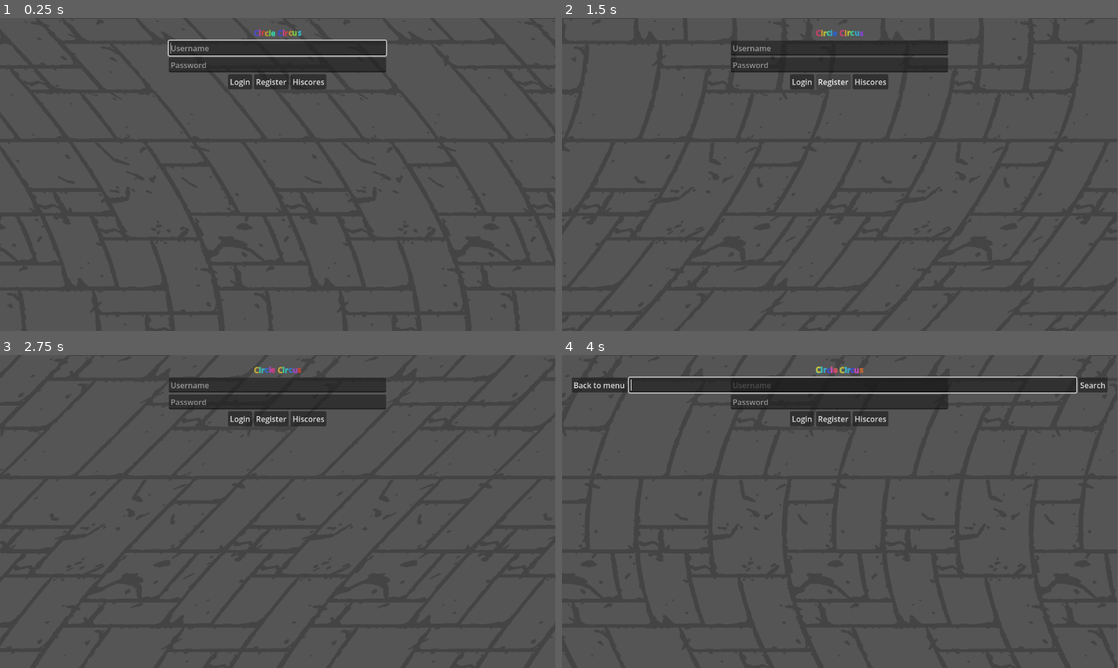
Above: before the commit, frames 1-4 (two rows, left to right).
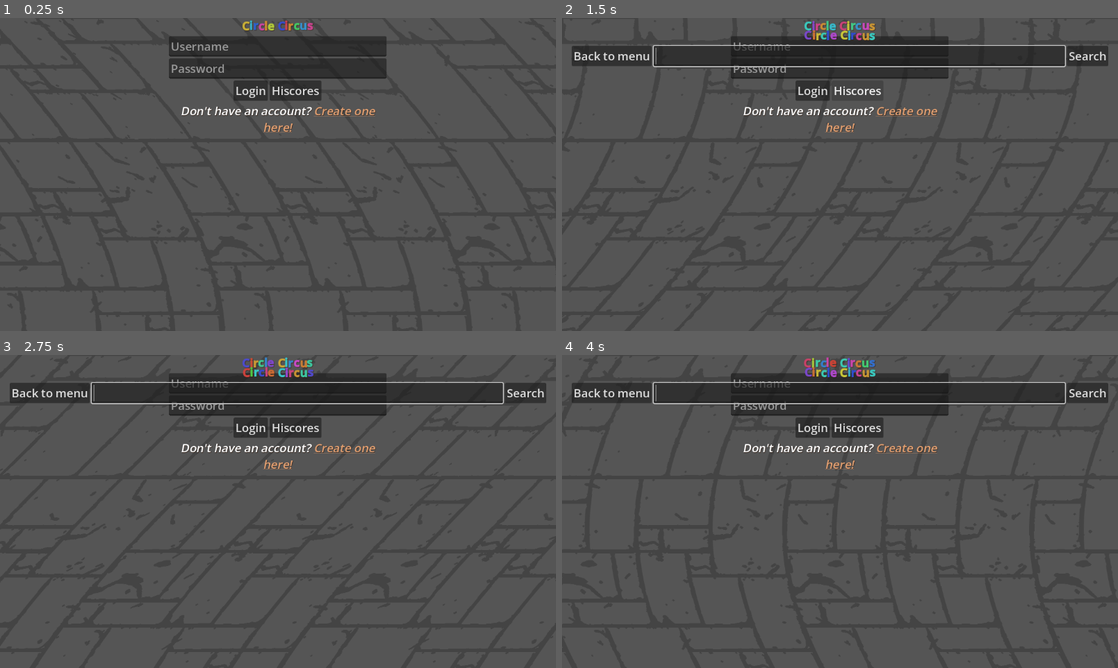
Above: after the commit, the same moments.

Repository: bigjunglex/agarlike-io
Game: Godot game, scene res://states/connected/connected.tscn
The game is run twice, just before and just after one commit, with the same random seed, the same clock (stepped at 60 frames per second) and the same inputs. This scene is started directly instead of the project's main scene.
Inputs (mouse positions are in pixels of both pictures, inside the frame that each line leads up to):
- Up to frame 1 (0.25 s): no input
- Up to frame 2 (1.5 s): click "Login" at 0.5 s; click (834, 80) at 1.25 s, where only the run before the commit has a clickable "Register"
- Up to frame 3 (2.75 s): click (50, 392) at 2 s, where only the run after the commit has a clickable "Back to menu"
- Up to frame 4 (4 s): click "Hiscores" at 2.75 s; click "Search" at 3.5 s
In our replay, the window is 799x451 before the commit and 800x451 after it. These sizes can differ from the game's own. Grey fills any space a smaller window leaves; there, only what the larger window draws over its background counts as a difference.

The runs differ from the first frame. In frame 1, 3.3% of the frame differs, in the area x 30-70%, y 0-37%; in frame 2, 7.1%; in frame 3, 7.3%, in the area x 1-99%, y 0-37%; in frame 4, 7.0%.

Commit message:
[server][client]: color feature, client ui,zoom refactor

Diff:
--- a/client/classes/hiscores/hiscores.tscn
+++ b/client/classes/hiscores/hiscores.tscn
@@ -1,6 +1,7 @@
 [gd_scene format=3 uid="uid://ctwq660v0npav"]
 
 [ext_resource type="Script" uid="uid://bildtt6kujbim" path="res://classes/hiscores/hiscores.gd" id="1_810hp"]
+[ext_resource type="Theme" uid="uid://bescrmgmffkug" path="res://resources/game_theme.tres" id="2_jtdi3"]
 
 [node name="Hiscores" type="ScrollContainer" unique_id=229088540]
 anchors_preset = 15
@@ -15,6 +16,7 @@
 layout_mode = 2
 size_flags_horizontal = 3
 size_flags_vertical = 3
+theme = ExtResource("2_jtdi3")
 
 [node name="HBoxContainer" type="HBoxContainer" parent="VBoxContainer" unique_id=1892398398]
 visible = false
--- /dev/null
+++ b/client/classes/login_form/login_form.gd
@@ -0,0 +1,19 @@
+extends VBoxContainer
+
+@onready var _username: LineEdit = $Username
+@onready var _password: LineEdit = $Password
+@onready var _login_btb: Button = $HBoxContainer/LoginButton
+@onready var _hiscores: Button = $HBoxContainer/Hiscores
+
+signal form_submitted(username: String, password: String)
+
+func _ready() -> void:
+	_login_btb.pressed.connect(_on_login)
+	_hiscores.pressed.connect(_on_hiscores)
+
+func _on_login() -> void:
+	form_submitted.emit(_username.text, _password.text)
+
+
+func _on_hiscores() -> void:
+	GameManager.set_state(GameManager.State.BROWSE_SCORES)
--- /dev/null
+++ b/client/classes/login_form/login_form.tscn
@@ -0,0 +1,37 @@
+[gd_scene format=3 uid="uid://bt2fnmor3rgtg"]
+
+[ext_resource type="Script" uid="uid://d3jdnh6avyhnd" path="res://classes/login_form/login_form.gd" id="2_13f3m"]
+[ext_resource type="Theme" uid="uid://bescrmgmffkug" path="res://resources/game_theme.tres" id="2_q6dyo"]
+
+[node name="LoginForm" type="VBoxContainer" unique_id=1359757958]
+custom_minimum_size = Vector2(451, 0)
+anchors_preset = 15
+anchor_right = 1.0
+anchor_bottom = 1.0
+grow_horizontal = 2
+grow_vertical = 2
+size_flags_horizontal = 4
+theme = ExtResource("2_q6dyo")
+script = ExtResource("2_13f3m")
+
+[node name="Username" type="LineEdit" parent="." unique_id=440430396]
+layout_mode = 2
+placeholder_text = "Username"
+
+[node name="Password" type="LineEdit" parent="." unique_id=58054813]
+layout_mode = 2
+placeholder_text = "Password"
+virtual_keyboard_type = 6
+secret = true
+
+[node name="HBoxContainer" type="HBoxContainer" parent="." unique_id=1374537745]
+layout_mode = 2
+size_flags_horizontal = 4
+
+[node name="LoginButton" type="Button" parent="HBoxContainer" unique_id=521546319]
+layout_mode = 2
+text = "Login"
+
+[node name="Hiscores" type="Button" parent="HBoxContainer" unique_id=1286220500]
+layout_mode = 2
+text = "Hiscores"
--- /dev/null
+++ b/client/classes/register_form/register_form.gd
@@ -0,0 +1,32 @@
+class_name RegisterForm
+extends VBoxContainer
+
+@onready var _username: LineEdit = $Username
+@onready var _password: LineEdit = $Password
+@onready var _confirm_password: LineEdit = $ConfirmPassword
+@onready var _register: Button = $HBoxContainer/Register
+@onready var _cancel: Button = $HBoxContainer/Cancel
+@onready var _color_picker: ColorPicker = $ColorPicker
+
+signal form_submitted(
+	username: String,
+	password: String,
+	confirm_password: String,
+	color: Color
+	)
+signal form_cancelled()
+
+func _ready() -> void:
+	_register.pressed.connect(_on_confirm_button_pressed)
+	_cancel.pressed.connect(_on_cancel_button_pressed)
+
+func _on_confirm_button_pressed() -> void:
+		form_submitted.emit(
+			_username.text,
+			_password.text,
+			_confirm_password.text,
+			_color_picker.color
+			)
+
+func _on_cancel_button_pressed() -> void:
+	form_cancelled.emit()
--- /dev/null
+++ b/client/classes/register_form/register_form.tscn
@@ -0,0 +1,54 @@
+[gd_scene format=3 uid="uid://chbcdqs1r153b"]
+
+[ext_resource type="Theme" uid="uid://bescrmgmffkug" path="res://resources/game_theme.tres" id="1_p52wq"]
+[ext_resource type="Script" uid="uid://c2ybv5go1ldcb" path="res://classes/register_form/register_form.gd" id="2_bkcsx"]
+
+[node name="RegisterForm" type="VBoxContainer" unique_id=1359757958]
+custom_minimum_size = Vector2(451, 0)
+anchors_preset = 15
+anchor_right = 1.0
+anchor_bottom = 1.0
+grow_horizontal = 2
+grow_vertical = 2
+size_flags_horizontal = 4
+theme = ExtResource("1_p52wq")
+script = ExtResource("2_bkcsx")
+
+[node name="Username" type="LineEdit" parent="." unique_id=440430396]
+layout_mode = 2
+placeholder_text = "Username"
+
+[node name="Password" type="LineEdit" parent="." unique_id=58054813]
+layout_mode = 2
+placeholder_text = "Password"
+virtual_keyboard_type = 6
+secret = true
+
+[node name="ConfirmPassword" type="LineEdit" parent="." unique_id=137219171]
+layout_mode = 2
+placeholder_text = "Confirm Password"
+virtual_keyboard_type = 6
+secret = true
+
+[node name="HBoxContainer" type="HBoxContainer" parent="." unique_id=1374537745]
+layout_mode = 2
+size_flags_horizontal = 4
+
+[node name="Register" type="Button" parent="HBoxContainer" unique_id=521546319]
+layout_mode = 2
+text = "Register"
+
+[node name="Cancel" type="Button" parent="HBoxContainer" unique_id=1286220500]
+layout_mode = 2
+text = "Back"
+
+[node name="ColorPicker" type="ColorPicker" parent="." unique_id=1244447230]
+layout_mode = 2
+edit_alpha = false
+edit_intensity = false
+picker_shape = 1
+sampler_visible = false
+color_modes_visible = false
+sliders_visible = false
+hex_visible = false
+presets_visible = false
--- a/client/objects/actor/actor.gd
+++ b/client/objects/actor/actor.gd
@@ -3,6 +3,9 @@
 const packets := preload("res://packets.gd")
 const Scene := preload("res://objects/actor/actor.tscn")
 const Actor := preload("res://objects/actor/actor.gd")
+
+var _target_zoom := 2.0
+var _max_zoom := _target_zoom
 
 @onready var _collision_shape: CollisionShape2D = $CollisionShape2D
 @onready var _nameplate: Label = $Label
@@ -16,12 +19,13 @@
 var direction: float
 var speed: float
 var is_player: bool
-
+var color: Color
 var velocity: Vector2
 var radius: float:
 	set(r):
 		radius = r
 		_collision_shape.shape.radius = radius
+		_update_zoom()
 		queue_redraw()
 
 static func instanciate(
@@ -32,7 +36,8 @@
 		radius: float,
 		direction: float,
 		speed: float,
-		is_player: bool
+		is_player: bool,
+		color: Color
 	) -> Actor:
 	var actor := Scene.instantiate()
 	actor.actor_id = actor_id
@@ -43,6 +48,7 @@
 	actor.direction = direction
 	actor.speed = speed
 	actor.is_player = is_player
+	actor.color = color
 
 	return actor
 
@@ -54,6 +60,10 @@
 
 	_nameplate.text = actor_name
 	_collision_shape.shape.radius = radius
+
+func _process(_delta: float) -> void:
+	if not is_equal_approx(_camera.zoom.x, _target_zoom):
+		_camera.zoom -= Vector2(1,1) * (_camera.zoom.x - _target_zoom) * 0.05
 
 func _physics_process(delta: float) -> void:
 	position += velocity * delta
@@ -69,13 +79,24 @@
 		WS.send(packet)
 
 func _draw() -> void:
-	draw_circle(Vector2.ZERO, _collision_shape.shape.radius, Color.DARK_ORCHID)
+	draw_circle(Vector2.ZERO, _collision_shape.shape.radius, color)
 
 func _input(event: InputEvent) -> void:
 	if is_player and event is InputEventMouseButton and event.is_pressed():
 		match event.button_index:
 			MOUSE_BUTTON_WHEEL_UP:
-				_camera.zoom.x = min(4, _camera.zoom.x + 0.1)
+				_target_zoom = min(4, _target_zoom + 0.1)
 			MOUSE_BUTTON_WHEEL_DOWN:
-				_camera.zoom.x = max(0.1, _camera.zoom.x - 0.1)
+				_target_zoom = max(_max_zoom, _target_zoom - 0.1)
 		_camera.zoom.y = _camera.zoom.x
+
+func _update_zoom() -> void:
+	if is_node_ready():
+		_nameplate.add_theme_font_size_override("font_size", max(16, radius / 2))
+	if not is_player:
+		return
+
+	var newMax := 2 * start_radius / radius
+	if is_equal_approx(_target_zoom, _max_zoom):
+		_target_zoom = newMax
+	_max_zoom = newMax
--- a/client/packets.gd
+++ b/client/packets.gd
@@ -847,6 +847,11 @@
 		service.field = __password
 		data[__password.tag] = service
 
+		__color = PBField.new("color", PB_DATA_TYPE.INT32, PB_RULE.OPTIONAL, 3, true, DEFAULT_VALUES_3[PB_DATA_TYPE.INT32])
+		service = PBServiceField.new()
+		service.field = __color
+		data[__color.tag] = service
+
 	var data = {}
 
 	var __username: PBField
@@ -874,6 +879,19 @@
 		__password.value = DEFAULT_VALUES_3[PB_DATA_TYPE.STRING]
 	func set_password(value : String) -> void:
 		__password.value = value
+
+	var __color: PBField
+	func has_color() -> bool:
+		if __color.value != null:
+			return true
+		return false
+	func get_color() -> int:
+		return __color.value
+	func clear_color() -> void:
+		data[3].state = PB_SERVICE_STATE.UNFILLED
+		__color.value = DEFAULT_VALUES_3[PB_DATA_TYPE.INT32]
+	func set_color(value : int) -> void:
+		__color.value = value
 
 	func _to_string() -> String:
 		return PBPacker.message_to_string(data)
@@ -1007,6 +1025,11 @@
 		service.field = __speed
 		data[__speed.tag] = service
 
+		__color = PBField.new("color", PB_DATA_TYPE.INT32, PB_RULE.OPTIONAL, 8, true, DEFAULT_VALUES_3[PB_DATA_TYPE.INT32])
+		service = PBServiceField.new()
+		service.field = __color
+		data[__color.tag] = service
+
 	var data = {}
 
 	var __id: PBField
@@ -1099,6 +1122,19 @@
 		__speed.value = DEFAULT_VALUES_3[PB_DATA_TYPE.DOUBLE]
 	func set_speed(value : float) -> void:
 		__speed.value = value
+
+	var __color: PBField
+	func has_color() -> bool:
+		if __color.value != null:
+			return true
+		return false
+	func get_color() -> int:
+		return __color.value
+	func clear_color() -> void:
+		data[8].state = PB_SERVICE_STATE.UNFILLED
+		__color.value = DEFAULT_VALUES_3[PB_DATA_TYPE.INT32]
+	func set_color(value : int) -> void:
+		__color.value = value
 
 	func _to_string() -> String:
 		return PBPacker.message_to_string(data)
--- a/client/project.godot
+++ b/client/project.godot
@@ -23,6 +23,7 @@
 [display]
 
 window/size/viewport_height=650
+window/stretch/mode="viewport"
 
 [editor_plugins]
 
--- /dev/null
+++ b/client/resources/game_theme.tres
@@ -0,0 +1,13 @@
+[gd_resource type="Theme" format=3 uid="uid://bescrmgmffkug"]
+
+[resource]
+Button/font_sizes/font_size = 24
+Label/colors/font_shadow_color = Color(0.1882353, 0.09019608, 0.03137255, 0.44705883)
+Label/font_sizes/font_size = 24
+LineEdit/font_sizes/font_size = 24
+RichTextLabel/colors/font_shadow_color = Color(0.1882353, 0.09019608, 0.03137255, 0.44705883)
+RichTextLabel/font_sizes/bold_font_size = 24
+RichTextLabel/font_sizes/bold_italics_font_size = 24
+RichTextLabel/font_sizes/italics_font_size = 24
+RichTextLabel/font_sizes/mono_font_size = 24
+RichTextLabel/font_sizes/normal_font_size = 24
--- a/client/states/browse_scores/browse_scores.tscn
+++ b/client/states/browse_scores/browse_scores.tscn
@@ -5,6 +5,7 @@
 [ext_resource type="Shader" uid="uid://c73lr21fwnc1n" path="res://resources/background_effect.gdshader" id="2_f6lnq"]
 [ext_resource type="Script" uid="uid://j22s314pk4mi" path="res://classes/log/log.gd" id="3_g8oo2"]
 [ext_resource type="Texture2D" uid="uid://ue6ws3sla1nc" path="res://resources/floor_tile.png" id="3_om8q1"]
+[ext_resource type="Theme" uid="uid://bescrmgmffkug" path="res://resources/game_theme.tres" id="4_om8q1"]
 
 [sub_resource type="ShaderMaterial" id="ShaderMaterial_u53ty"]
 shader = ExtResource("2_f6lnq")
@@ -37,6 +38,7 @@
 
 [node name="VBoxContainer" type="VBoxContainer" parent="UI/MarginContainer" unique_id=105066729]
 layout_mode = 2
+theme = ExtResource("4_om8q1")
 
 [node name="RichTextLabel" type="RichTextLabel" parent="UI/MarginContainer/VBoxContainer" unique_id=988570901]
 layout_mode = 2
--- a/client/states/connected/connected.gd
+++ b/client/states/connected/connected.gd
@@ -3,22 +3,20 @@
 const packets := preload("res://packets.gd")
 
 var _action_on_ok_recieved: Callable
-
-@onready var _username_field: LineEdit = $UI/MarginContainer/VBoxContainer/Username
-@onready var _password_field: LineEdit = $UI/MarginContainer/VBoxContainer/Password
-@onready var _login_button: Button = $UI/MarginContainer/VBoxContainer/HBoxContainer/LoginButton
-@onready var _register_button: Button = $UI/MarginContainer/VBoxContainer/HBoxContainer/RegisterButton
-@onready var _hiscores_button: Button = $UI/MarginContainer/VBoxContainer/HBoxContainer/Hiscores
 @onready var _log: Log = $UI/MarginContainer/VBoxContainer/Log
 @onready var _hiscores: Hiscores = $UI/MarginContainer/VBoxContainer/Hiscores
+@onready var _login_form: VBoxContainer = $UI/MarginContainer/VBoxContainer/LoginForm
+@onready var _register_form: RegisterForm = $UI/MarginContainer/VBoxContainer/RegisterForm
+@onready var _register_prompt: RichTextLabel = $UI/MarginContainer/VBoxContainer/RegisterPrompt
+
 
 func _ready() -> void:
 	WS.packet_received.connect(_on_ws_packet_recieved)
 	WS.connection_closed.connect(_on_ws_connection_closed)
-	_login_button.pressed.connect(_on_login_pressed)
-	_register_button.pressed.connect(_on_register_pressed)
-	_hiscores_button.pressed.connect(_on_hiscores_pressed)
-	_username_field.grab_focus.call_deferred()
+	_login_form.form_submitted.connect(_on_login_pressed)
+	_register_form.form_cancelled.connect(_on_reg_cancel)
+	_register_form.form_submitted.connect(_on_register_pressed)
+	_register_prompt.meta_clicked.connect(_on_register_meta)
 
 func _on_ws_packet_recieved(packet: packets.Packet) -> void:
 	var _sender_id := packet.get_sender_id()
@@ -30,24 +28,43 @@
 	elif packet.has_hiscore_board():
 		_handle_hiscore_board(packet.get_hiscore_board())
 
-func _on_register_pressed() -> void:
+func _on_register_pressed(username: String, password: String, confirm_password: String, color: Color) -> void:
+	if password != confirm_password:
+		_log.error("Passwords do not match")
+		return
+
 	var packet := packets.Packet.new()
 	var register_req := packet.new_register_request()
-	register_req.set_username(_username_field.text)
-	register_req.set_password(_password_field.text)
+	register_req.set_username(username)
+	register_req.set_password(password)
+	register_req.set_color(color.to_rgba32())
 	WS.send(packet)
 	_action_on_ok_recieved = func(): _log.success("Registration succeed!")
 
-func _on_login_pressed() -> void:
+func _on_reg_cancel() -> void:
+	_register_form.hide()
+	_login_form.show()
+	_register_prompt.show()
+	_hiscores.show()
+
+func _on_login_pressed(username: String, password: String) -> void:
 	var packet := packets.Packet.new()
 	var login_req := packet.new_login_request()
-	login_req.set_username(_username_field.text)
-	login_req.set_password(_password_field.text)
+	login_req.set_username(username)
+	login_req.set_password(password)
 	WS.send(packet)
 	_action_on_ok_recieved = func(): GameManager.set_state(GameManager.State.INGAME)
 
 func _on_hiscores_pressed() -> void:
 	GameManager.set_state(GameManager.State.BROWSE_SCORES)
+
+func _on_register_meta(meta) -> void:
+	if meta is String and meta == "register":
+		_login_form.hide()
+		_register_form.show()
+		_register_prompt.hide()
+		_hiscores.hide()
+
 
 func _on_ws_connection_closed() -> void:
 	_log.warning("Disconnected from the server")
--- a/client/states/connected/connected.tscn
+++ b/client/states/connected/connected.tscn
@@ -5,6 +5,9 @@
 [ext_resource type="Shader" uid="uid://c73lr21fwnc1n" path="res://resources/background_effect.gdshader" id="2_tk3qr"]
 [ext_resource type="Texture2D" uid="uid://ue6ws3sla1nc" path="res://resources/floor_tile.png" id="2_x7iwh"]
 [ext_resource type="PackedScene" uid="uid://ctwq660v0npav" path="res://classes/hiscores/hiscores.tscn" id="3_kh2bm"]
+[ext_resource type="Theme" uid="uid://bescrmgmffkug" path="res://resources/game_theme.tres" id="4_rp112"]
+[ext_resource type="PackedScene" uid="uid://bt2fnmor3rgtg" path="res://classes/login_form/login_form.tscn" id="5_o1o5k"]
+[ext_resource type="PackedScene" uid="uid://chbcdqs1r153b" path="res://classes/register_form/register_form.tscn" id="6_ne18u"]
 
 [sub_resource type="ShaderMaterial" id="ShaderMaterial_rp112"]
 shader = ExtResource("2_tk3qr")
@@ -31,14 +34,15 @@
 grow_horizontal = 2
 grow_vertical = 2
 theme_override_constants/margin_left = 20
-theme_override_constants/margin_top = 20
+theme_override_constants/margin_top = 0
 theme_override_constants/margin_right = 20
 theme_override_constants/margin_bottom = 20
 
 [node name="VBoxContainer" type="VBoxContainer" parent="UI/MarginContainer" unique_id=381893100]
-custom_minimum_size = Vector2(451, 0)
 layout_mode = 2
 size_flags_horizontal = 4
+size_flags_vertical = 0
+theme = ExtResource("4_rp112")
 
 [node name="RichTextLabel" type="RichTextLabel" parent="UI/MarginContainer/VBoxContainer" unique_id=373246924]
 layout_mode = 2
@@ -46,34 +50,22 @@
 text = "[center][rainbow][shake][b]Circle Circus[/b][/shake][/rainbow][/center]"
 fit_content = true
 
-[node name="Username" type="LineEdit" parent="UI/MarginContainer/VBoxContainer" unique_id=283007903]
+[node name="LoginForm" parent="UI/MarginContainer/VBoxContainer" unique_id=1359757958 instance=ExtResource("5_o1o5k")]
 layout_mode = 2
-placeholder_text = "Username"
 
-[node name="Password" type="LineEdit" parent="UI/MarginContainer/VBoxContainer" unique_id=987337070]
+[node name="RegisterForm" parent="UI/MarginContainer/VBoxContainer" unique_id=391737223 instance=ExtResource("6_ne18u")]
+visible = false
 layout_mode = 2
-placeholder_text = "Password"
-virtual_keyboard_type = 6
-secret = true
+size_flags_vertical = 6
 
-[node name="HBoxContainer" type="HBoxContainer" parent="UI/MarginContainer/VBoxContainer" unique_id=1499565970]
+[node name="RegisterPrompt" type="RichTextLabel" parent="UI/MarginContainer/VBoxContainer" unique_id=913778004]
 layout_mode = 2
-size_flags_horizontal = 4
-
-[node name="LoginButton" type="Button" parent="UI/MarginContainer/VBoxContainer/HBoxContainer" unique_id=221105539]
-layout_mode = 2
-text = "Login"
-
-[node name="RegisterButton" type="Button" parent="UI/MarginContainer/VBoxContainer/HBoxContainer" unique_id=192254547]
-layout_mode = 2
-text = "Register"
-
-[node name="Hiscores" type="Button" parent="UI/MarginContainer/VBoxContainer/HBoxContainer" unique_id=1595644256]
-layout_mode = 2
-text = "Hiscores"
+bbcode_enabled = true
+text = "[center][i]Don't have an account? [color=#E3A071][url=register]Create one here![/url][/color][/i][/center]"
+fit_content = true
 
 [node name="Log" type="RichTextLabel" parent="UI/MarginContainer/VBoxContainer" unique_id=1848809540]
-custom_minimum_size = Vector2(0, 300)
+custom_minimum_size = Vector2(0, 100)
 layout_mode = 2
 scroll_following = true
 script = ExtResource("2_kh2bm")
--- a/client/states/ingame/ingame.gd
+++ b/client/states/ingame/ingame.gd
@@ -56,6 +56,7 @@
 	var speed := player.get_speed()
 	var direction := player.get_direction()
 	var is_player := actor_id == GameManager.client_id
+	var color := Color.hex(player.get_color())
 
 	if actor_id not in _players:
 		_add_actor(
@@ -66,7 +67,8 @@
 			radius,
 			direction,
 			speed,
-			is_player
+			is_player,
+			color
 		)
 	else:
 		_update_actor(actor_id, x, y, radius, direction, speed, is_player)
@@ -143,7 +145,8 @@
 		radius: float,
 		direction: float,
 		speed: float,
-		is_player: bool
+		is_player: bool,
+		color: Color
 	) -> void:
 	var actor := Actor.instanciate(
 		actor_id,
@@ -153,9 +156,11 @@
 		radius,
 		direction,
 		speed,
-		is_player
+		is_player,
+		color
 	)
 	_world.add_child(actor)
+	actor.z_index = 1
 	_hiscores.set_hiscore(actor_name, _rad_to_mass(radius))
 	_players[actor_id] = actor
 	if is_player:
Not shown, added: client/classes/login_form/login_form.gd.uid
Not shown, added: client/classes/register_form/register_form.gd.uid
Not shown, changed: common/packets.proto
Not shown, changed: server/internal/server/db/config/queries.sql
Not shown, changed: server/internal/server/db/config/schema.sql
Not shown, changed: server/internal/server/db/models.go
Not shown, changed: server/internal/server/db/queries.sql.go
Not shown, changed: server/internal/server/hub.go
Not shown, changed: server/internal/server/objects/gameObjects.go
Not shown, changed: server/internal/server/states/connected.go
Not shown, changed: server/pkg/packets/packets.pb.go
Not shown, changed: server/pkg/packets/util.go
